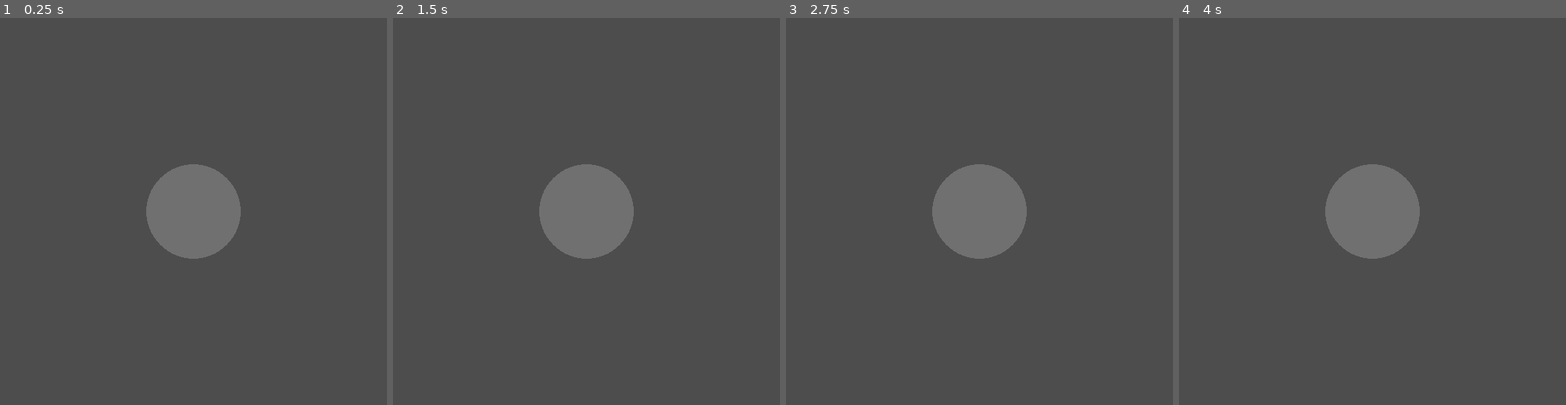
Above: before the commit, frames 1-4 (left to right).
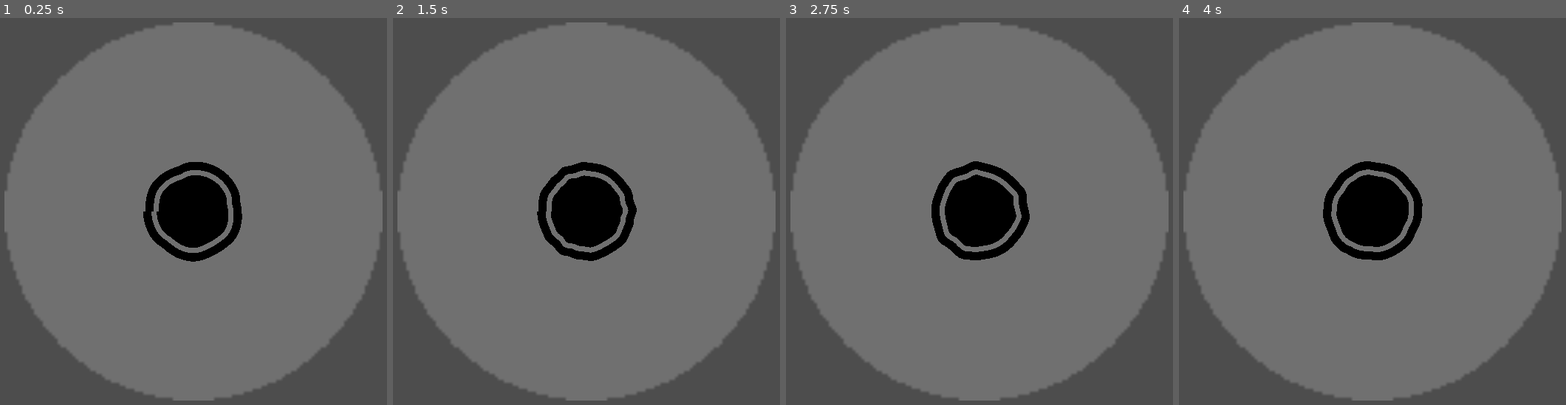
Above: after the commit, the same moments.

Repository: RainMa22/BulletHell
Game: Godot game, scene res://src/blackhole/Blackhole.tscn
The game is run twice, just before and just after one commit, with the same random seed, the same clock (stepped at 60 frames per second) and the same inputs. This scene is started directly instead of the project's main scene.
Inputs:
- Up to frame 1 (0.25 s): no input
- Up to frame 2 (1.5 s): hold D (Right) 0.53-1.28 s; hold Z (Shoot) 0.53-1.28 s; hold S (Down) from 1.28 s (still down); tap Z (Shoot) at 1.35 s
- Up to frame 3 (2.75 s): release S (Down) at 2.03 s; hold D (Right) from 2.03 s (still down); hold Z (Shoot) from 2.03 s (still down)
- Up to frame 4 (4 s): release D (Right) at 2.78 s; release Z (Shoot) at 2.78 s; hold W (Up) 2.78-3.53 s; tap Z (Shoot) at 2.85 s; hold A (Left) from 3.53 s (still down); hold Z (Shoot) from 3.53 s (still down)

The runs differ from the first frame. In frame 1, 73% of the frame differs, in the area x 1-99%, y 1-99%; in frame 2, 73%; in frame 3, 73%; in frame 4, 73%.

Commit message:
Blackhole WIP

Diff:
--- /dev/null
+++ b/src/blackhole/BlackHoleHurtbox.gd
@@ -0,0 +1,18 @@
+class_name BlackholeHurtBox extends Bullet
+
+
+# Called when the node enters the scene tree for the first time.
+func _ready():
+	super._ready() # Replace with function body.
+	style_manager = StyleManager.new() #TODO
+
+
+# Called every frame. 'delta' is the elapsed time since the previous frame.
+func _process(delta):
+	pass
+
+func init_starting_velocity() -> void:
+	velocity = Vector2(0,0) # Set the velocity upon entering the tree.
+
+func _exit_tree():
+	print("what")
--- /dev/null
+++ b/src/blackhole/BlackHoleHurtbox.tscn
@@ -0,0 +1,38 @@
+[gd_scene load_steps=4 format=3 uid="uid://1kt7u71uwshe"]
+
+[ext_resource type="Script" path="res://src/blackhole/BlackHoleHurtbox.gd" id="1_g80gu"]
+[ext_resource type="Texture2D" uid="uid://deve7snoj5rrt" path="res://resources/visuals/WhiteCirclex256.png" id="2_j2uxc"]
+
+[sub_resource type="CircleShape2D" id="CircleShape2D_qvb2s"]
+radius = 8.15
+
+[node name="BlackholeHurtBox" type="Area2D"]
+position = Vector2(400, 300)
+collision_layer = 32
+collision_mask = 24
+script = ExtResource("1_g80gu")
+damage = 999
+should_disappear_after_collision = false
+allow_invincibility_frames = false
+disable_on_screen_detection = true
+
+[node name="Circle" type="Sprite2D" parent="."]
+modulate = Color(0, 0, 0, 1)
+scale = Vector2(1.1, 1.1)
+texture = ExtResource("2_j2uxc")
+
+[node name="Circle2" type="Sprite2D" parent="."]
+modulate = Color(0, 0, 0, 1)
+texture = ExtResource("2_j2uxc")
+
+[node name="Hitbox" type="CollisionShape2D" parent="."]
+scale = Vector2(8, 8)
+shape = SubResource("CircleShape2D_qvb2s")
+
+[node name="ExpireTimer" type="Timer" parent="."]
+
+[node name="OnScreenNotifier" type="VisibleOnScreenNotifier2D" parent="."]
+rect = Rect2(-15, -15, 30, 30)
+
+[connection signal="timeout" from="ExpireTimer" to="." method="_on_expire_timer_timeout"]
+[connection signal="screen_exited" from="OnScreenNotifier" to="." method="_on_on_screen_notifier_screen_exited"]
--- a/src/blackhole/Blackhole.gd
+++ b/src/blackhole/Blackhole.gd
@@ -1,11 +1,15 @@
 class_name Blackhole extends Node2D
 
-@export var visual_radius_scale = 1.0;
+@export var visual_radius_scale = 4.0;
 @export var effect_radius_ratio = 0.25;
 @export var startup_time = .3;
 
+@onready var visual:Sprite2D = $Visual
+@onready var hurtbox: BlackholeHurtBox = $BlackholeHurtBox
+
 func _ready():
-	pass
+	visual.apply_scale(Vector2(visual_radius_scale,visual_radius_scale))
+	hurtbox.set_scale(visual.scale*effect_radius_ratio)
 
 func _process(delta):
 	pass
--- a/src/blackhole/Blackhole.tscn
+++ b/src/blackhole/Blackhole.tscn
@@ -1,7 +1,8 @@
-[gd_scene load_steps=3 format=3 uid="uid://bd6y8uiv1qd4h"]
+[gd_scene load_steps=4 format=3 uid="uid://bd6y8uiv1qd4h"]
 
 [ext_resource type="Script" path="res://src/blackhole/Blackhole.gd" id="1_opub8"]
 [ext_resource type="Texture2D" uid="uid://deve7snoj5rrt" path="res://resources/visuals/WhiteCirclex256.png" id="2_jw336"]
+[ext_resource type="PackedScene" uid="uid://1kt7u71uwshe" path="res://src/blackhole/BlackHoleHurtbox.tscn" id="3_3okvp"]
 
 [node name="Blackhole" type="Area2D"]
 position = Vector2(400, 300)
@@ -12,3 +13,6 @@
 [node name="Visual" type="Sprite2D" parent="."]
 modulate = Color(1, 1, 1, 0.2)
 texture = ExtResource("2_jw336")
+
+[node name="BlackholeHurtBox" parent="." instance=ExtResource("3_3okvp")]
+position = Vector2(0, 0)
--- a/src/bullet/Bullet.gd
+++ b/src/bullet/Bullet.gd
@@ -14,6 +14,7 @@
 @export var damage := 1
 @export var should_disappear_after_collision := true
 @export var allow_invincibility_frames := true
+@export var disable_on_screen_detection := false
 
 # Remember to set position, direction, and speed!
 var starting_direction := Vector2.UP
@@ -21,7 +22,7 @@
 
 var velocity := Vector2.ZERO
 
-var style_manager: BulletStyleManager
+var style_manager: StyleManager
 @onready var screen_notifier : VisibleOnScreenNotifier2D = $OnScreenNotifier
 @onready var body: Sprite2D = $Circle2
 @onready var outline: Sprite2D = $Circle
@@ -54,7 +55,7 @@
 
 func _physics_process(delta):
 	position += velocity * delta # Adding to position to move the bullet in linear fashion.
-	if not screen_notifier.is_on_screen():
+	if not (screen_notifier.is_on_screen() or disable_on_screen_detection):
 		destroy_self()
 
 
